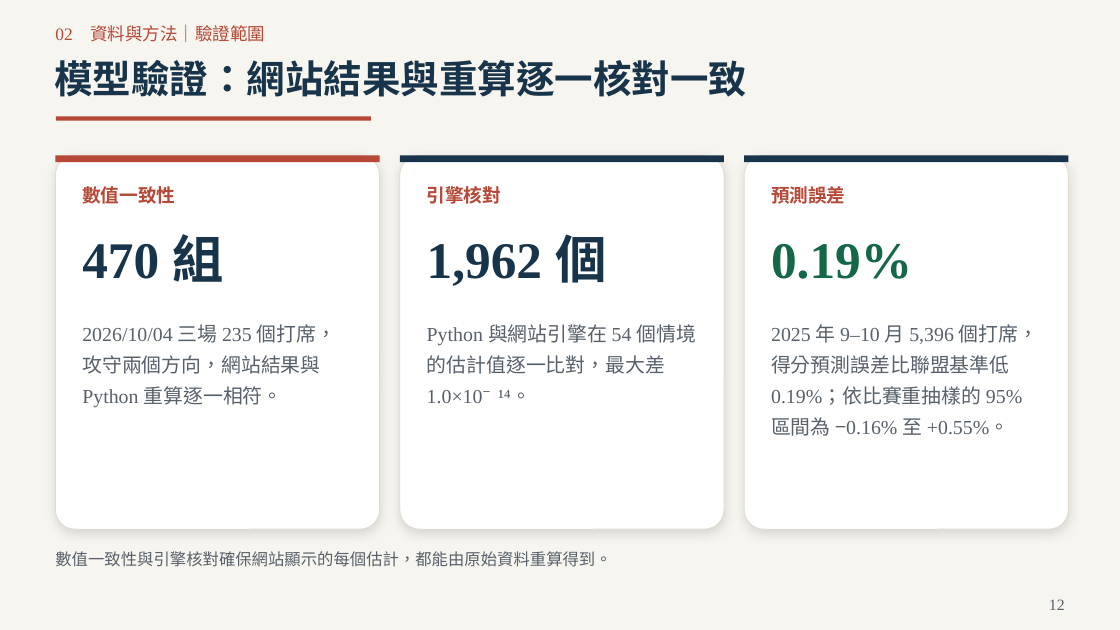
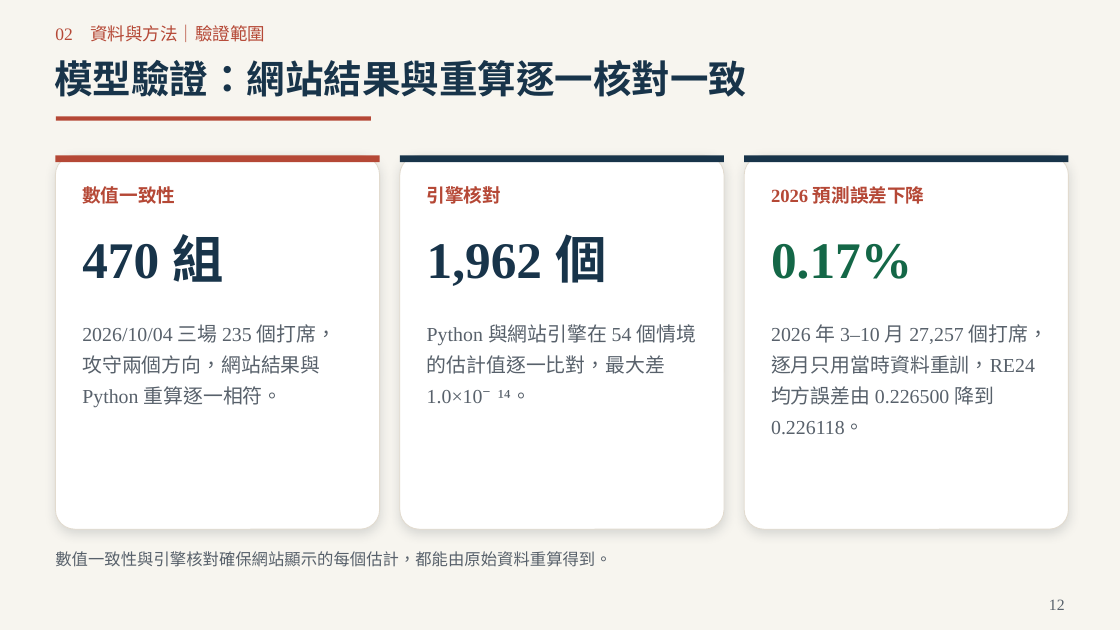
Before and after one commit to Da-Xiong-Chen/baseball_project, a slide deck: slide 12 of presentations/competition-2026/sync-20261115/一球兩面_臨場用人決策_2026球季版_38頁.pptx. Drawn at 1120x630 pixels with LibreOffice and Linux fonts; fonts in the diff are those of the drawing. Boxes give left, top, right and bottom in pixels: in the first picture for what was removed or moved away, otherwise in the second. Text is boxed around its words. In the diff, an @@ line names an element or a change of style, - is before the commit and + after.

Commit message:
簡報：章節頁移除深藍色塊；資料頁與驗證頁改以 2026 回測與展示說明

```diff
--- a/presentations/competition-2026/sync-20261115/一球兩面_臨場用人決策_2026球季版_38頁.pptx
+++ b/presentations/competition-2026/sync-20261115/一球兩面_臨場用人決策_2026球季版_38頁.pptx
@@ text at box(771, 186, 925, 204): text changed @@
-預測誤差
+2026 預測誤差下降
@@ text at box(771, 244, 912, 279): text changed @@
-0.19%
+0.17%
@@ text at box(771, 324, 1048, 434): text changed @@
-2025 年 9–10 月 5,396 個打席，得分預測誤差比聯盟基準低 0.19%；依比賽重抽樣的 95% 區間為 −0.16% 至 +0.55%。
+2026 年 3–10 月 27,257 個打席，逐月只用當時資料重訓，RE24 均方誤差由 0.226500 降到 0.226118。
```
Also in this commit, not shown: 5 other slides changed, 1 other file.
